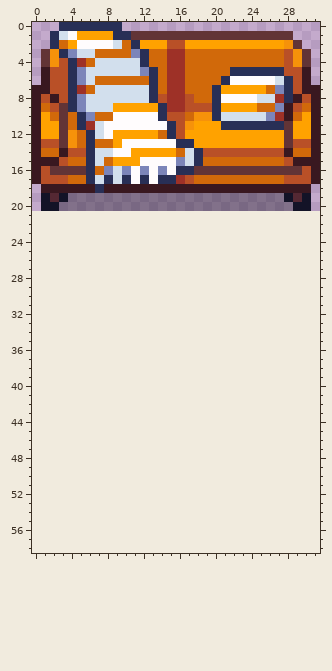
Pixel-art sprite: tests/assets/test_sofa.png. The picture above was drawn from the file before the commit.
The file is 64x42 pixels, drawn in blocks of 2x2; one block is one cell here. The old version is drawn lined up with the new one, on the new canvas.
Now the later version:
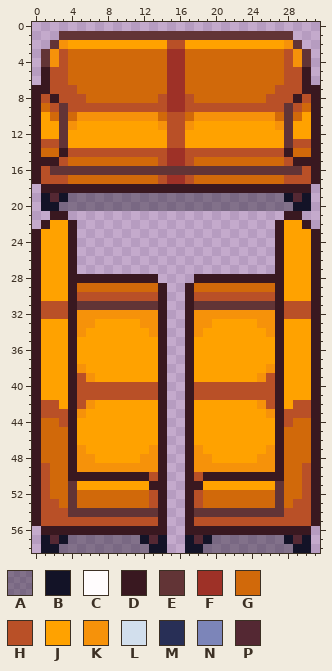
Palette (. is transparent): A #0808125a  B #131327  C #fffcfd  D #391820  E #623436  F #9e3127  G #d1690a  H #b95027  J #ffa200  K #f6920a  L #d2dfed  M #282f56  N #7c85b9  P #542833
Change:
canvas 32x21 -> 32x59
@@ x 0..31 @@
- 0 ...MMMMMMM......................
- 1 ..MLCJJJJMMEEEEEEEEEEEEEEEEEE...
- 2 ..MGJCCCCLGMJJJHHJJJJJJJJJJJKE..
- 3 .EKMNLLGGGGNMGGFFGGGGGGGGGGGHKE.
- 4 .EKHMFGLLLLLMGGFFGGGGGGGGGGGHKE.
- 5 .DHHMNLLLLLLNMGFFGGGGGMMMMMMHHD.
- 6 .DHHMNLGGGGGGMGFFGGGGMCCCCCLMHD.
- 7 DDHHMFGLLLLLLMGFFGGGMJJJJJGNMHDD
- 8 DHDHMNLLLLLLLMHFFHGGMCCCCLLFMDHD
- 9 DGHEMNLLLJJJJJMFFHHHMJJJJGGNDHGD
-10 DJGEGMNGGCCCCCMHHGKKMLLLLLNFDGJD
-11 DJJEGMFLCCCCCCCMHKJJJMMMMMMMEJJD
-12 DJJEKGMLCJJJJJGMHJJJJJJJJJJJEJJD
-13 DHHEKGMGGJCCCCCCMMJJJJJJJJJJEHHD
-14 DGGDHHMLLCCJJJJJGLMHHHHHHHHHDGGD
-15 DDDHGGMLGJJJCCCCNLMGGGGGGGGGHDDD
-16 DHEEEEMGNLNCNCNCMMEEEEEEEEEEEEHD
-17 DHHHGGMLMLMCMCMMFHGGGGGGGGGGHHHD
-18 .DDDDDDMDDDDDDDDDDDDDDDDDDDDDDD.
+ 0 ................................
+ 1 ...EEEEEEEEEEEEEEEEEEEEEEEEEE...
+ 2 ..EKJJJJJJJJJJJHHJJJJJJJJJJJKE..
+ 3 .EKHGGGGGGGGGGGFFGGGGGGGGGGGHKE.
+ 4 .EKHGGGGGGGGGGGFFGGGGGGGGGGGHKE.
+ 5 .DHHGGGGGGGGGGGFFGGGGGGGGGGGHHD.
+ 6 .DHHGGGGGGGGGGGFFGGGGGGGGGGGHHD.
+ 7 DDHHHGGGGGGGGGGFFGGGGGGGGGGHHHDD
+ 8 DHDHHHGGGGGGGGHFFHGGGGGGGGHHHDHD
+ 9 DGHEHHHHHHHHHHHFFHHHHHHHHHHHEHGD
+10 DJGEGKKKKKKKKKGHHGKKKKKKKKKGEGJD
+11 DJJEKJJJJJJJJJKHHKJJJJJJJJJKEJJD
+12 DJJEJJJJJJJJJJJHHJJJJJJJJJJJEJJD
+13 DHHEJJJJJJJJJJJHHJJJJJJJJJJJEHHD
+14 DGGDHHHHHHHHHHHFFHHHHHHHHHHHDGGD
+15 DDDHGGGGGGGGGGHFFHGGGGGGGGGGHDDD
+16 DHEEEEEEEEEEEEEEEEEEEEEEEEEEEEHD
+17 DHHHGGGGGGGGGGHFFHGGGGGGGGGGHHHD
+18 .DDDDDDDDDDDDDDDDDDDDDDDDDDDDDD.
 19 .BPBAAAAAAAAAAAAAAAAAAAAAAAABPB.
 20 .BBAAAAAAAAAAAAAAAAAAAAAAAAAABB.
-21 ................................
-22 ................................
-23 ................................
-24 ................................
-25 ................................
-26 ................................
-27 ................................
-28 ................................
-29 ................................
-30 ................................
-31 ................................
-32 ................................
-33 ................................
-34 ................................
-35 ................................
-36 ................................
-37 ................................
-38 ................................
-39 ................................
-40 ................................
-41 ................................
-42 ................................
-43 ................................
-44 ................................
-45 ................................
-46 ................................
-47 ................................
-48 ................................
-49 ................................
-50 ................................
-51 ................................
-52 ................................
-53 ................................
-54 ................................
-55 ................................
-56 ................................
-57 ................................
-58 ................................
+21 ..DD........................DD..
+22 .DJJD......................DJJD.
+23 DJJJD......................DJJJD
+24 DJJJD......................DJJJD
+25 DJJJD......................DJJJD
+26 DJJJD......................DJJJD
+27 DJJJD......................DJJJD
+28 DJJJDDDDDDDDDD....DDDDDDDDDDJJJD
+29 DJJJDGGGGGGGGGD..DGGGGGGGGGDJJJD
+30 DJJJDHHHHHHHHHD..DHHHHHHHHHDJJJD
+31 DHHHDEEEEEEEEED..DEEEEEEEEEDHHHD
+32 DHHHDKKKKKKKKKD..DKKKKKKKKKDHHHD
+33 DJJJDKKJJJJJKKD..DKKJJJJJKKDJJJD
+34 DJJJDKJJJJJJJKD..DKJJJJJJJKDJJJD
+35 DJJJDJJJJJJJJJD..DJJJJJJJJJDJJJD
+36 DJJJDJJJJJJJJJD..DJJJJJJJJJDJJJD
+37 DJJJDJJJJJJJJJD..DJJJJJJJJJDJJJD
+38 DJJJDKJJJJJJJJD..DJJJJJJJJKDJJJD
+39 DJJJDHKJJJJJJJD..DJJJJJJJKHDJJJD
+40 DJJJDHHHHHHHHHD..DHHHHHHHHHDJJJD
+41 DJJJDHHHHHHHHHD..DHHHHHHHHHDJJJD
+42 DHHJDHKJJJJJJJD..DJJJJJJJKHDJHHD
+43 DHHHDKJJJJJJJJD..DJJJJJJJJKDHHHD
+44 DGGHDJJJJJJJJJD..DJJJJJJJJJDHGGD
+45 DGGGDJJJJJJJJJD..DJJJJJJJJJDGGGD
+46 DGGGDJJJJJJJJJD..DJJJJJJJJJDGGGD
+47 DGGGDKJJJJJJJKD..DKJJJJJJJKDGGGD
+48 DGGGDKKJJJJJKKD..DKKJJJJJKKDGGGD
+49 DHGGDKKKKKKKKKD..DKKKKKKKKKDGGHD
+50 DHGGDDDDDDDDDHD..DHDDDDDDDDDGGHD
+51 DHGGEJJJJJJJJDD..DDJJJJJJJJEGGHD
+52 DHGGEGGGGGGGGHD..DHGGGGGGGGEGGHD
+53 DHHGEGGGGGGGGHD..DHGGGGGGGGEGHHD
+54 DHHHEEEEEEEEEED..DEEEEEEEEEEHHHD
+55 DHHHHHHHHHHHHHD..DHHHHHHHHHHHHHD
+56 .DDDDDDDDDDDDDD..DDDDDDDDDDDDDD.
+57 .BPBAAAAAAAABPB..BPBAAAAAAAABPB.
+58 .BBAAAAAAAAAABB..BBAAAAAAAAAABB.
Where, in picture pixels (left, top, right, bottom), the same in both pictures:
changed: (32, 22, 320, 553)
